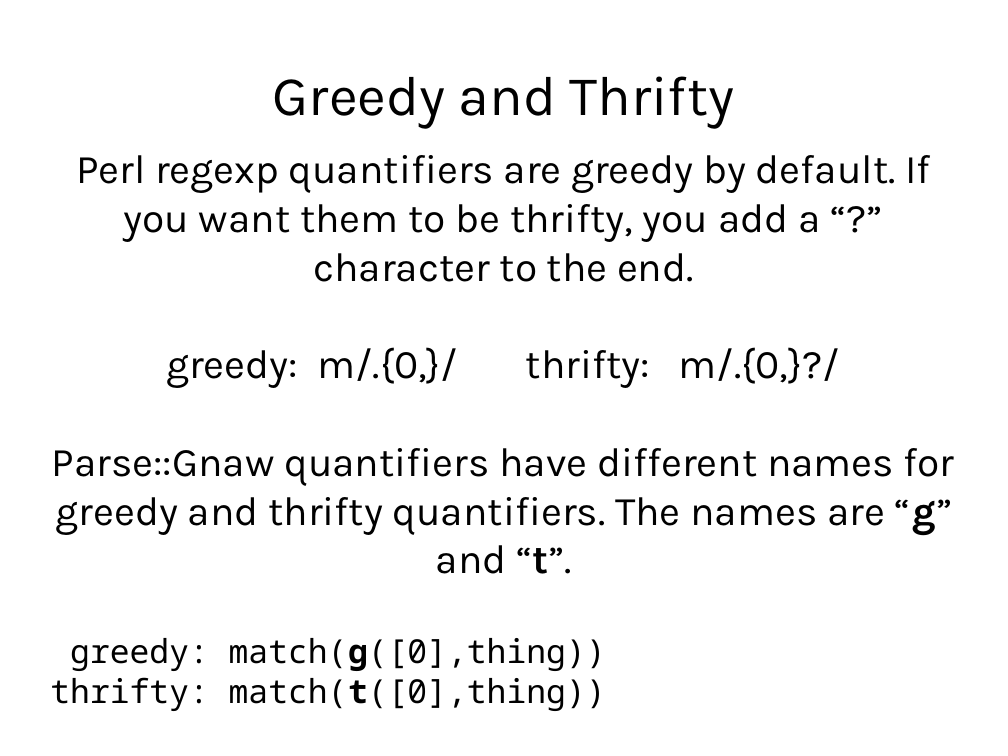
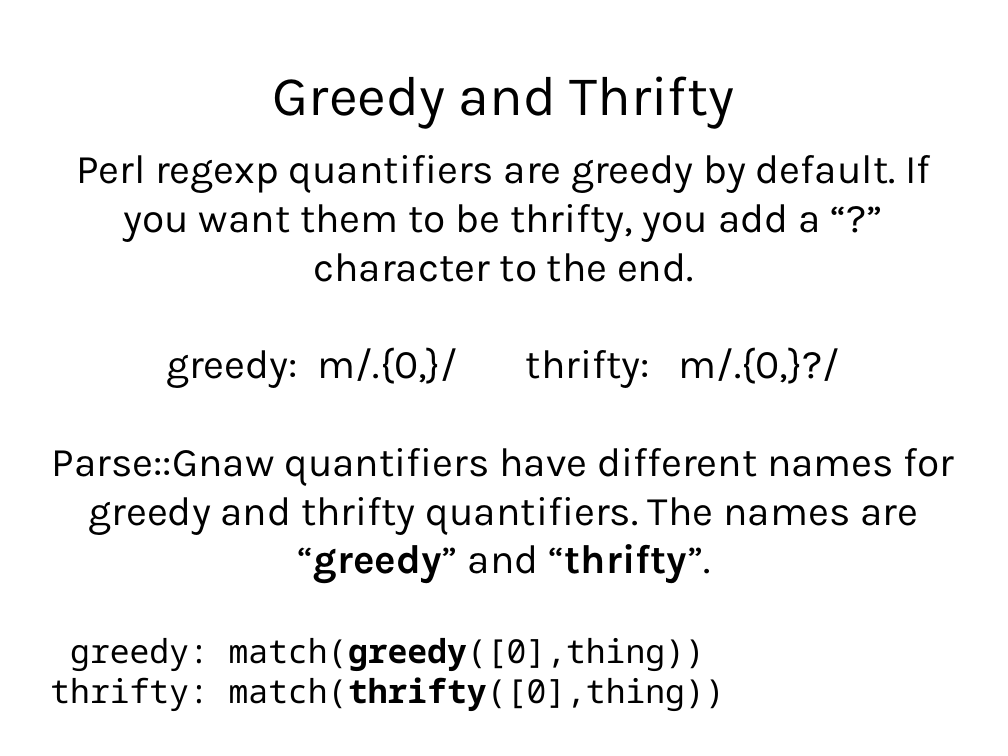
Before and after one commit to gitpan/Parse-Gnaw, a slide deck: slide 24 of slideshow/gnaw_slides.odp. Drawn at 1008x756 pixels with LibreOffice and Linux fonts; fonts in the diff are those of the drawing. Boxes give left, top, right and bottom in pixels: in the first picture for what was removed or moved away, otherwise in the second. Text is boxed around its words. In the diff, an @@ line names an element or a change of style, - is before the commit and + after.

Commit message:
Import of GSLONDON/Parse-Gnaw-0.51 from CPAN.
gitpan-cpan-distribution: Parse-Gnaw
gitpan-cpan-version:      0.51
gitpan-cpan-path:         GSLONDON/Parse-Gnaw-0.51.tar.gz
gitpan-cpan-author:       GSLONDON
gitpan-cpan-maturity:     released

```diff
--- a/slideshow/gnaw_slides.odp
+++ b/slideshow/gnaw_slides.odp
@@ subtitle at bbox=[50, 448, 955, 711]: text changed @@
-Parse::Gnaw quantifiers have different names for greedy and thrifty quantifiers. The names are “g” and “t”.
-greedy: match(g([0],thing))
-thrifty: match(t([0],thing))
+Parse::Gnaw quantifiers have different names for greedy and thrifty quantifiers. The names are “greedy” and “thrifty”.
+greedy: match(greedy([0],thing))
+thrifty: match(thrifty([0],thing))
```
Also in this commit, not shown: 8 other slides changed, 2 slides added, 3 other files.
